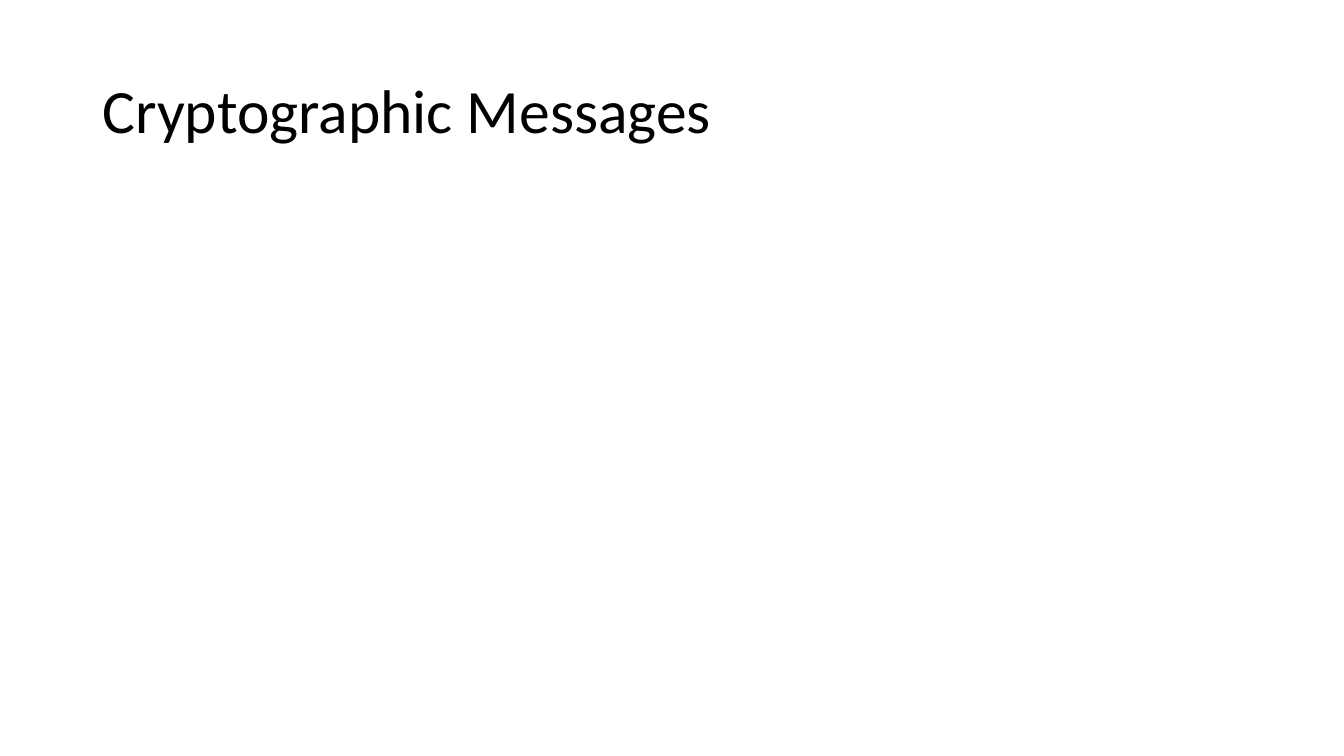
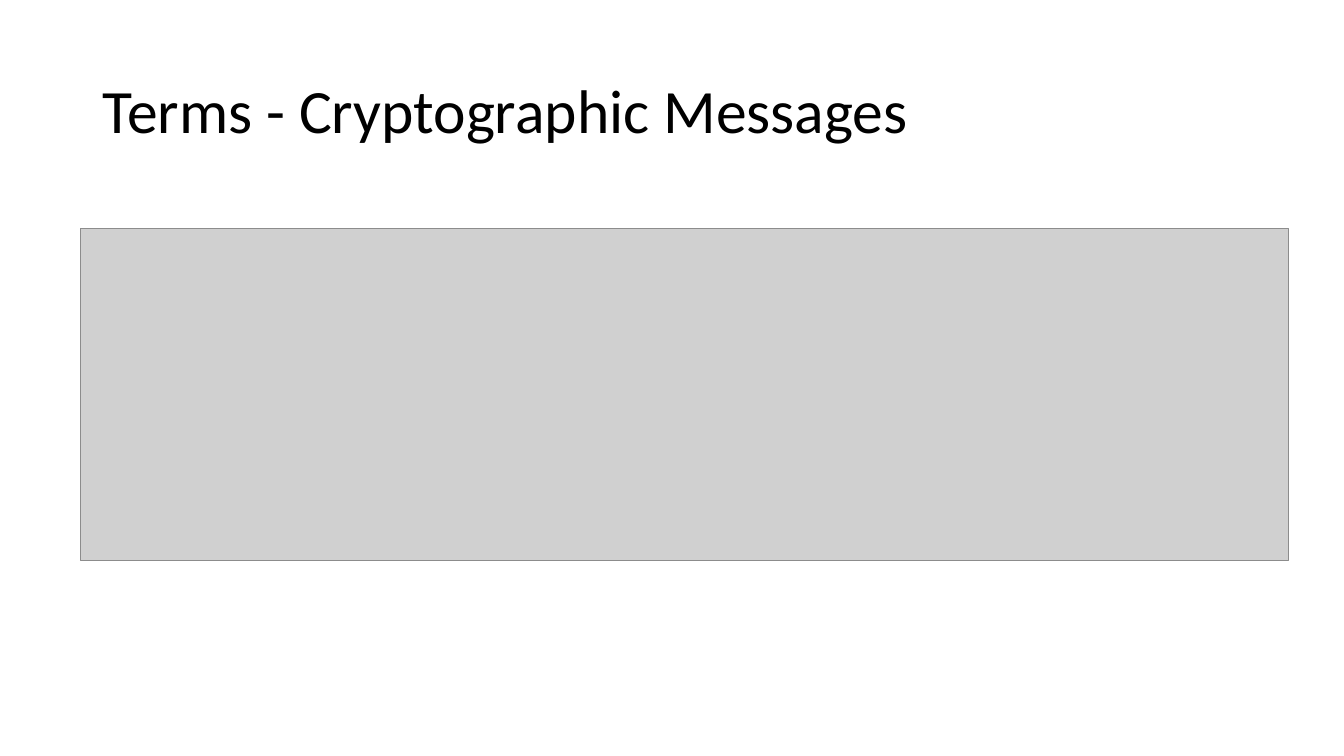
Before and after one commit to bacmive/paper_notes, a slide deck: slide 8 of notes1-verification tools.pptx. Drawn at 1344x756 pixels with LibreOffice and Linux fonts; fonts in the diff are those of the drawing; grey boxes stand for pictures. Boxes give left, top, right and bottom in pixels: in the first picture for what was removed or moved away, otherwise in the second. Text is boxed around its words. In the diff, an @@ line names an element or a change of style, - is before the commit and + after.

```diff
--- a/notes1-verification tools.pptx
+++ b/notes1-verification tools.pptx
@@ title at (102, 90, 907, 144): text changed @@
-Cryptographic Messages
+Terms - Cryptographic Messages
@@ picture added at (81, 229, 1290, 561) @@
```
Also in this commit, not shown: 8 other slides changed, 9 slides added, 1 other file.
